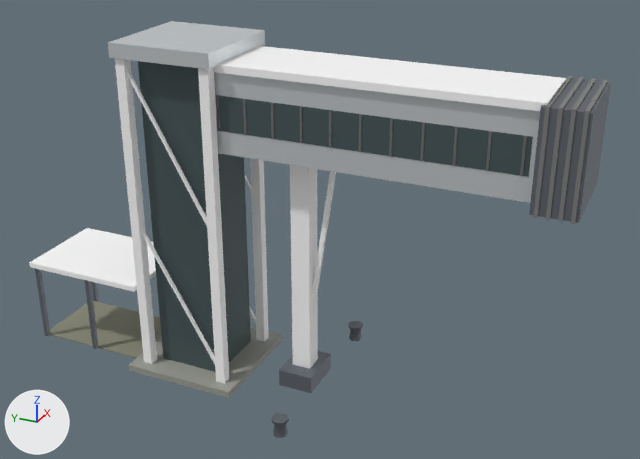
The FBX model unity/Assets/Models/Buildings/a1068/0/port_crane_close.fbx as it was, and as the next commit left it.
Rendered twice from a 50 mm camera at (-25.5, -11.1, 19.0) aimed at (0.5, 0.6, 6.0). The axes (+X, +Y, +Z) are drawn at lower left. The lights are the same throughout. The first picture is the older version. Where no turn or scale is listed for an object, it has been applied to the vertices.

Before the edit, the objects in view are built like this:
```python
me_a1068_0_port_crane_close = bpy.data.meshes.new('a1068_0_port_crane_close')
me_a1068_0_port_crane_close.from_pydata(...)  # 496 vertices, 376 faces; spans x -3.7..3.7, y -8.4..12.0, z -0.1..12.5
# faces by material slot: [6, 72, 18, 12, 106, 6, 132, 24]
me_a1068_0_port_crane_close.materials.append(mat_bd_concrete)  # grey #999b93
me_a1068_0_port_crane_close.materials.append(mat_bd_white_wall)  # white #ffffff
me_a1068_0_port_crane_close.materials.append(mat_bd_window_light)  # greyish cyan #4c5b5e
me_a1068_0_port_crane_close.materials.append(mat_bd_metal_panel)  # white #dfe5e7
me_a1068_0_port_crane_close.materials.append(mat_bd_dark_metal)  # grey #797e86
me_a1068_0_port_crane_close.materials.append(mat_path_concrete)  # grey #888976
me_a1068_0_port_crane_close.materials.append(mat_bd_metal)  # grey #7f7f7f
me_a1068_0_port_crane_close.materials.append(mat_bd_grey)  # grey #7c7c7c
ob_a1068_0_port_crane_close = bpy.data.objects.new('a1068_0_port_crane_close', me_a1068_0_port_crane_close)
ob_a1068_0_port_crane_close.location = (0.0, 0.0, 0.0)
```
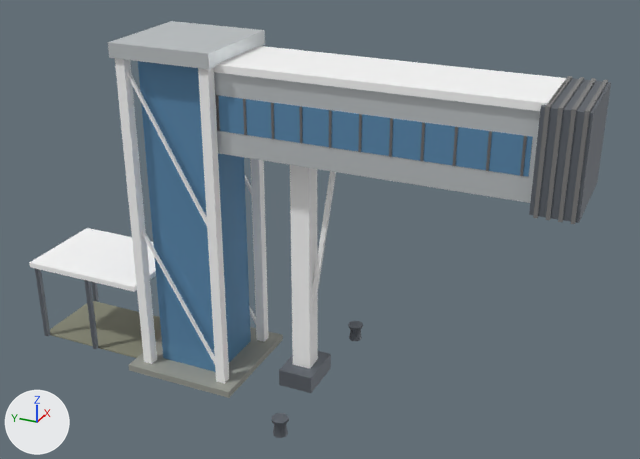
Patch to the scene script:
```diff
--- a/unity/Assets/Models/Buildings/a1068/0/port_crane_close.fbx.py
+++ b/unity/Assets/Models/Buildings/a1068/0/port_crane_close.fbx.py
@@ mat_bd_blue_glass @@
+mat_bd_blue_glass = principled_material('BD_BLUE_GLASS')
+mat_bd_blue_glass.base_color = (0.127, 0.305, 0.515)  # blue #6496be
+mat_bd_blue_glass.metallic = 0.25
+mat_bd_blue_glass.roughness = 0.12
@@ me_a1068_0_port_crane_close @@
 me_a1068_0_port_crane_close.from_pydata(...)  # 496 vertices, 376 faces; spans x -3.7..3.7, y -8.4..12.0, z -0.1..12.5
 # used by ob_a1068_0_port_crane_close; location = (0.0, 0.0, 0.0)
+# me_a1068_0_port_crane_close part 1: all 18 faces that had it switch from mat_bd_window_light (greyish cyan #4c5b5e) to mat_bd_blue_glass (blue #6496be)
 me_a1068_0_port_crane_close.materials.append(mat_bd_concrete)
```

Pixel boxes [x1, y1, x2, y2] of what changed, in the pictures (640 x 459 px):
part 1 of me_a1068_0_port_crane_close, recoloured (lighter)
    both: [138, 61, 533, 372]
